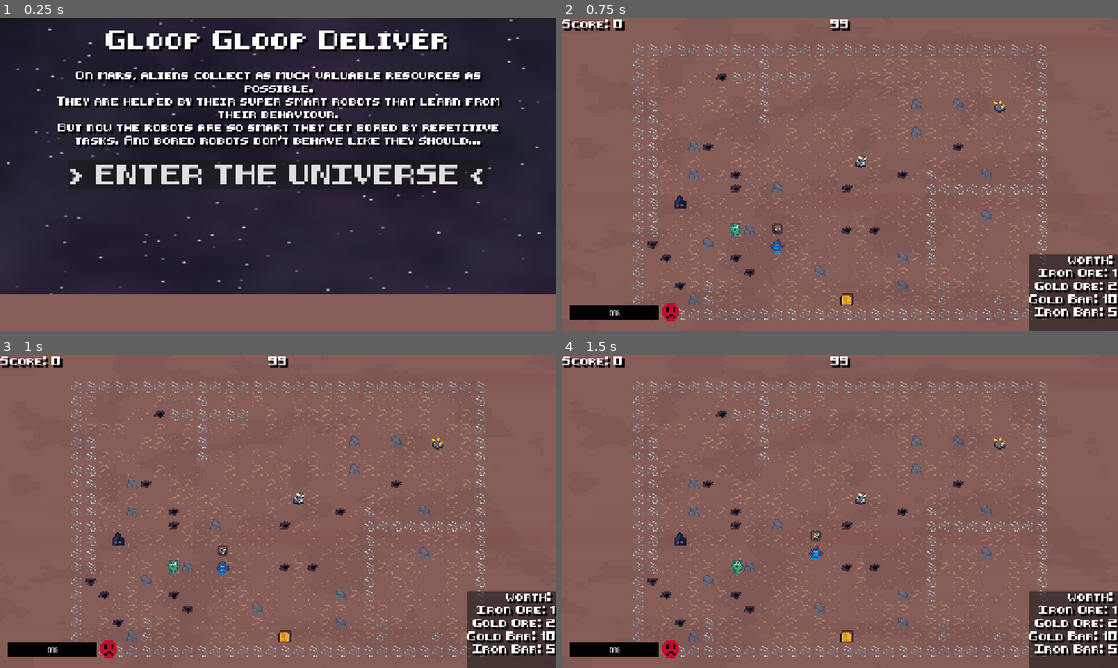
Above: before the commit, frames 1-4 (two rows, left to right).
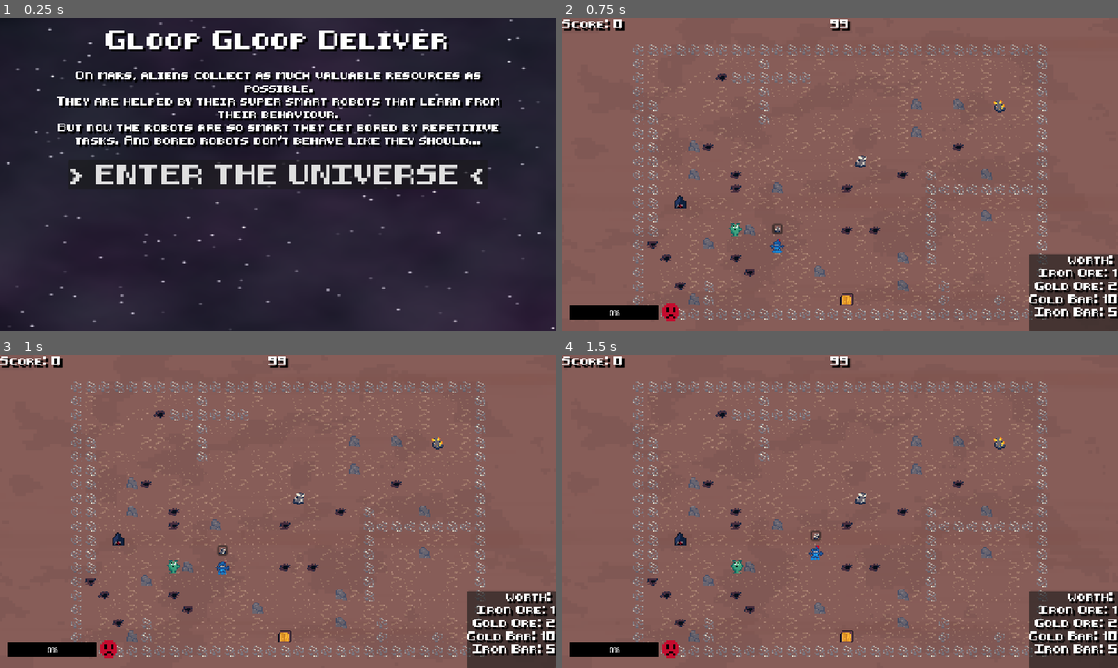
Above: after the commit, the same moments.

Repository: GameAISchool2026members/GloopGloopDelivery
Game: Godot game, scene res://menu/menu.tscn
Two runs of this game, one before a commit and one after it. Both use one fixed random seed, a clock stepped at 60 frames per second and the inputs below.
Inputs (mouse positions are in pixels of both pictures, inside the frame that each line leads up to):
- Up to frame 1 (0.25 s): no input
- Up to frame 2 (0.75 s): click "> ENTER THE UNIVERSE <" at 0.5 s
- Up to frame 3 (1 s): no input
- Up to frame 4 (1.5 s): move the mouse to (962, 495) at 1.27 s; hold D (right) from 1.28 s (still down); tap Space (interact) at 1.35 s; click (962, 495) at 1.42 s

The runs differ from the first frame. In frame 1, 12% of the frame differs, in the area x 0-100%, y 88-100%; in frame 2, nothing differs; in frame 3, nothing differs; in frame 4, nothing differs.

Commit message:
commit website setup

Diff:
--- a/menu/menu.tscn
+++ b/menu/menu.tscn
@@ -109,7 +109,6 @@
 anchor_top = 1.0
 anchor_right = 1.0
 anchor_bottom = 1.0
-offset_top = -83.0
 grow_horizontal = 2
 grow_vertical = 0
 color = Color(0.5294118, 0.3647059, 0.34509805, 1)
Binary file added: docs/GameJamAI.apple-touch-icon.png
Binary file added: docs/GameJamAI.icon.png
Binary file added: docs/GameJamAI.png
Not shown, added: docs/GameJamAI.audio.position.worklet.js
Not shown, added: docs/GameJamAI.audio.worklet.js
Not shown, added: docs/GameJamAI.html
Not shown, added: docs/GameJamAI.js
Not shown, added: docs/GameJamAI.pck
Not shown, added: docs/GameJamAI.wasm
